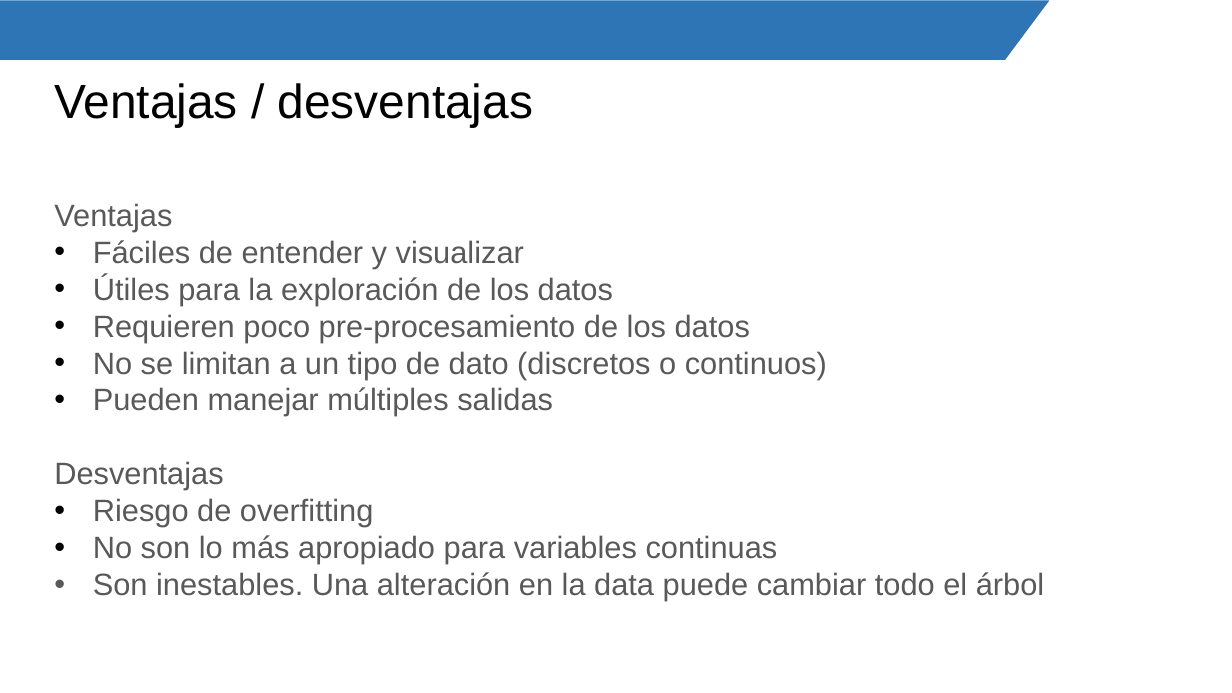
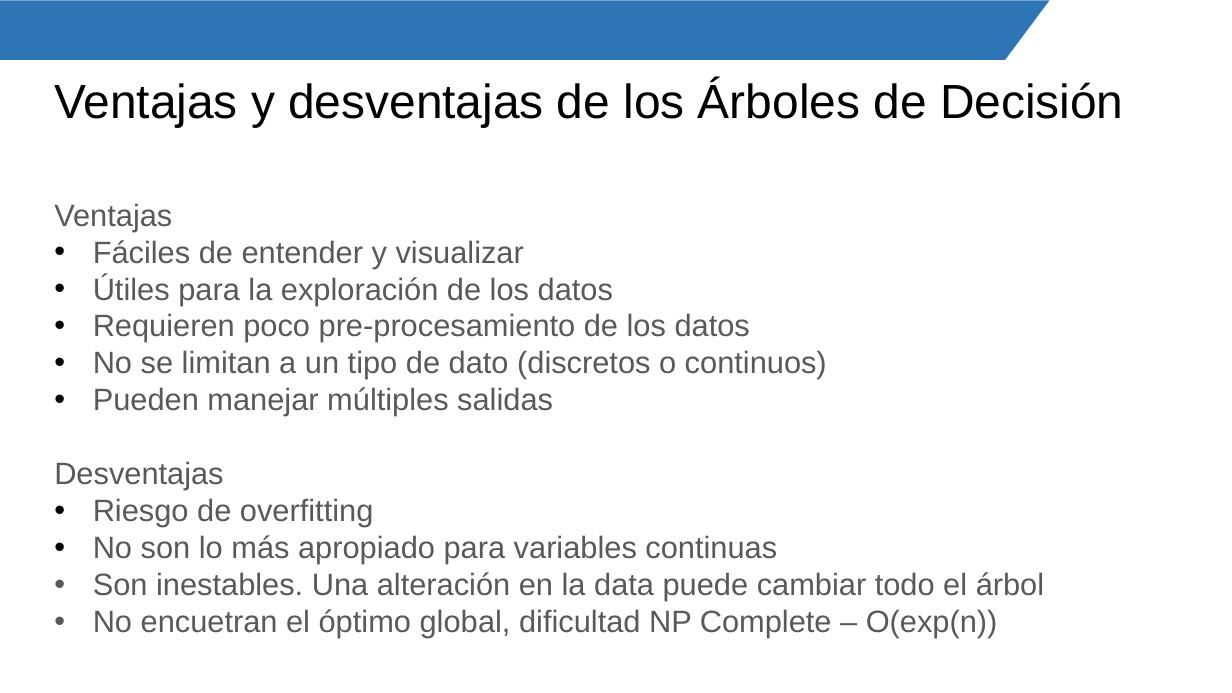
Before and after one commit to Mily3000/Diplomatura-de-Especializacion-en-Desarrollo-de-Aplicaciones-con-IA, a slide deck: slide 35 of Fundamentos de Machine Learning/2. Árboles de decisión.pptx. Drawn at 1232x693 pixels with LibreOffice and Linux fonts; fonts in the diff are those of the drawing; background and template pictures are left out. Boxes give left, top, right and bottom in pixels: in the first picture for what was removed or moved away, otherwise in the second. Text is boxed around its words. In the diff, an @@ line names an element or a change of style, - is before the commit and + after.

```diff
--- a/Fundamentos de Machine Learning/2. Árboles de decisión.pptx
+++ b/Fundamentos de Machine Learning/2. Árboles de decisión.pptx
@@ title at (54, 81, 1124, 128): text changed @@
-Ventajas / desventajas
+Ventajas y desventajas de los Árboles de Decisión
@@ text at (93, 609, 998, 638): paragraph added @@
+• No encuetran el óptimo global, dificultad NP Complete – O(exp(n))
```
Also in this commit, not shown: 2 other slides changed, 5 slides removed, 7 other files.
